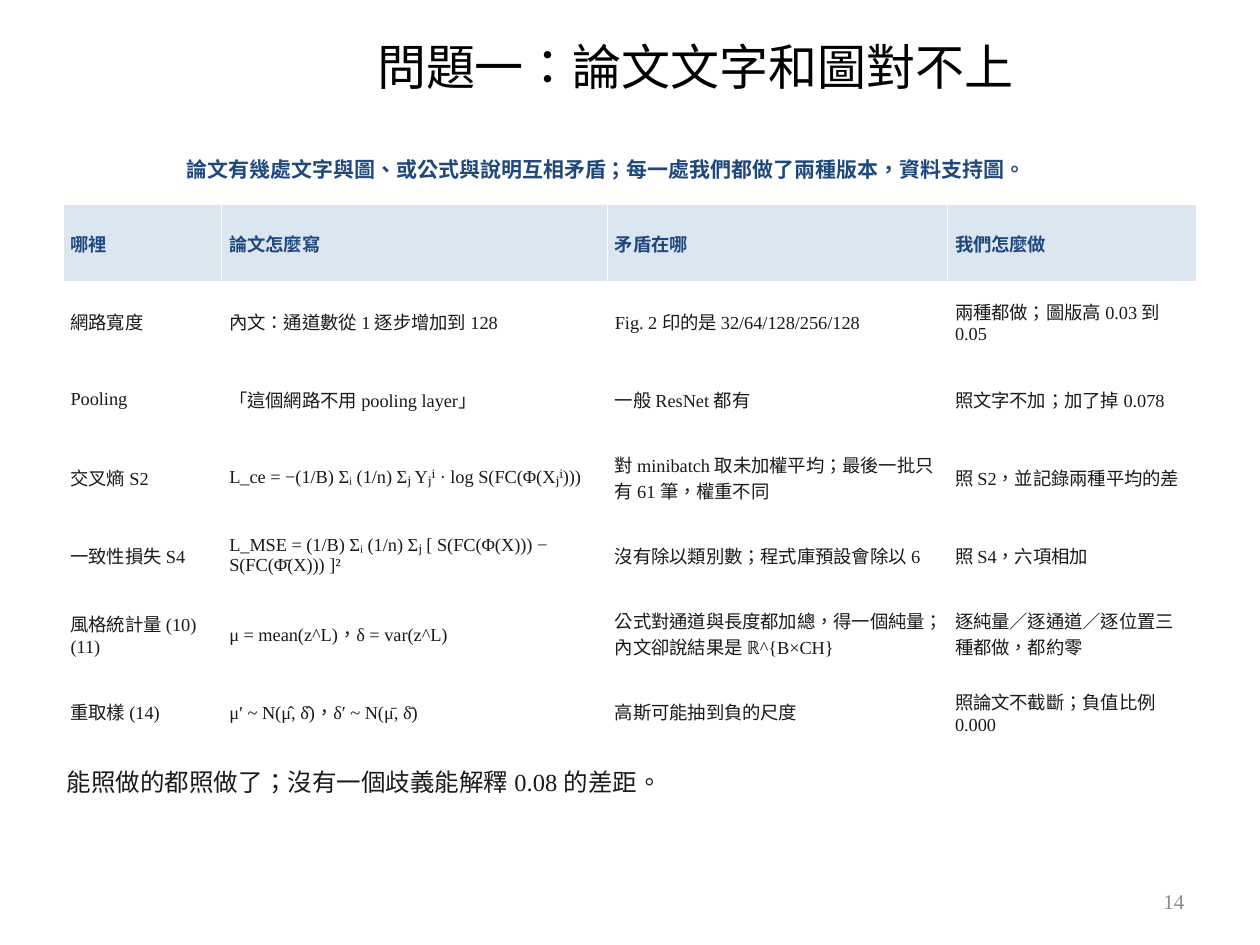
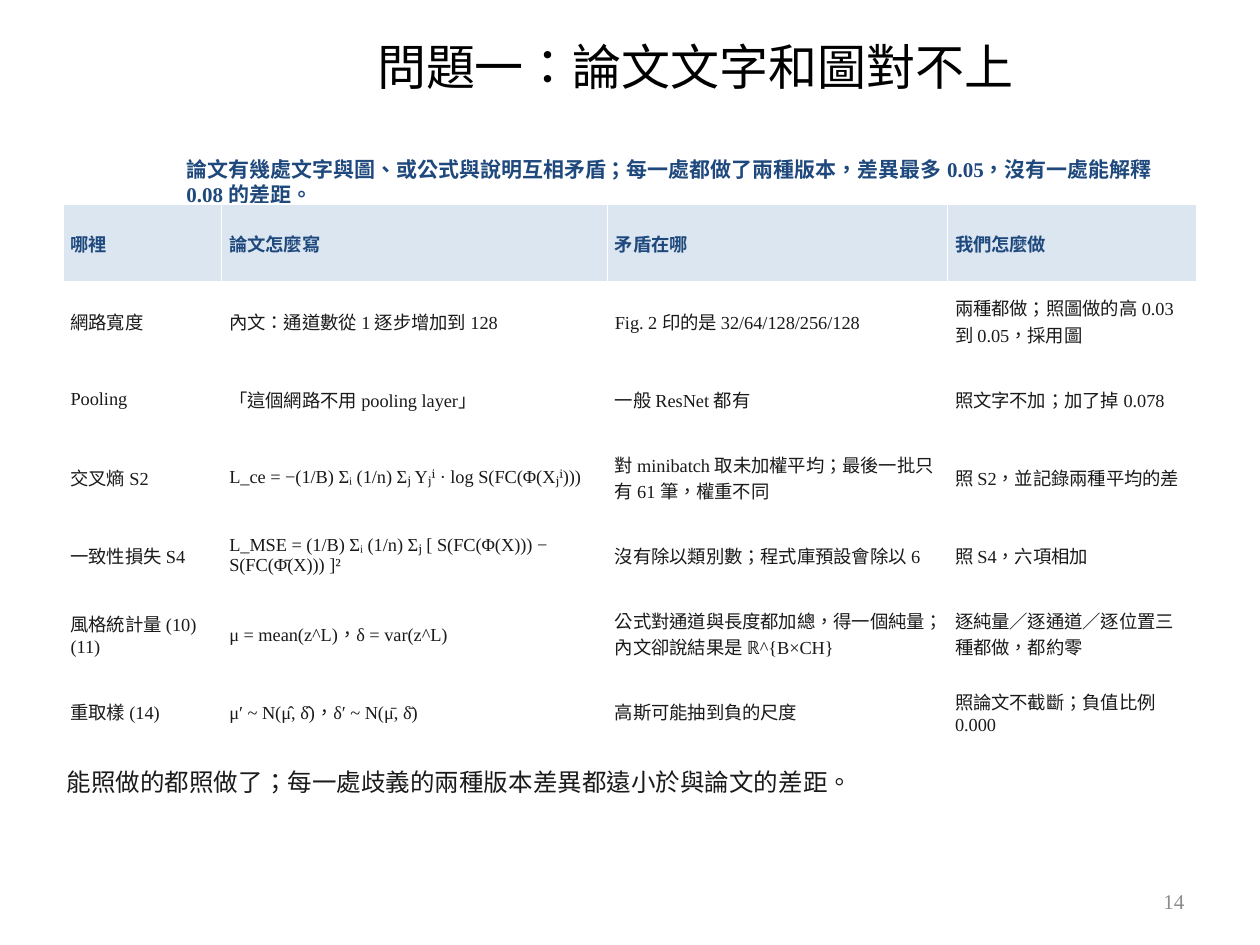
Before and after one commit to wintera1233/cdcnn, a slide deck: slide 14 of reports/09-22-merged.pptx. Drawn at 1260x945 pixels with LibreOffice and Linux fonts; fonts in the diff are those of the drawing; background and template pictures are left out. Boxes give left, top, right and bottom in pixels: in the first picture for what was removed or moved away, otherwise in the second. Text is boxed around its words. In the diff, an @@ line names an element or a change of style, - is before the commit and + after.

```diff
--- a/reports/09-22-merged.pptx
+++ b/reports/09-22-merged.pptx
@@ text at bbox=[186, 159, 1152, 203]: text changed @@
-論文有幾處文字與圖、或公式與說明互相矛盾；每一處我們都做了兩種版本，資料支持圖。
+論文有幾處文字與圖、或公式與說明互相矛盾；每一處都做了兩種版本，差異最多 0.05，沒有一處能解釋 0.08 的差距。
@@ table at bbox=[63, 204, 1197, 751] @@
-row 2, column 4: 兩種都做；圖版高 0.03 到 0.05
+row 2, column 4: 兩種都做；照圖做的高 0.03 到 0.05，採用圖
@@ text at bbox=[67, 770, 852, 794]: text changed @@
-能照做的都照做了；沒有一個歧義能解釋 0.08 的差距。
+能照做的都照做了；每一處歧義的兩種版本差異都遠小於與論文的差距。
```
Also in this commit, not shown: 1 other file.
